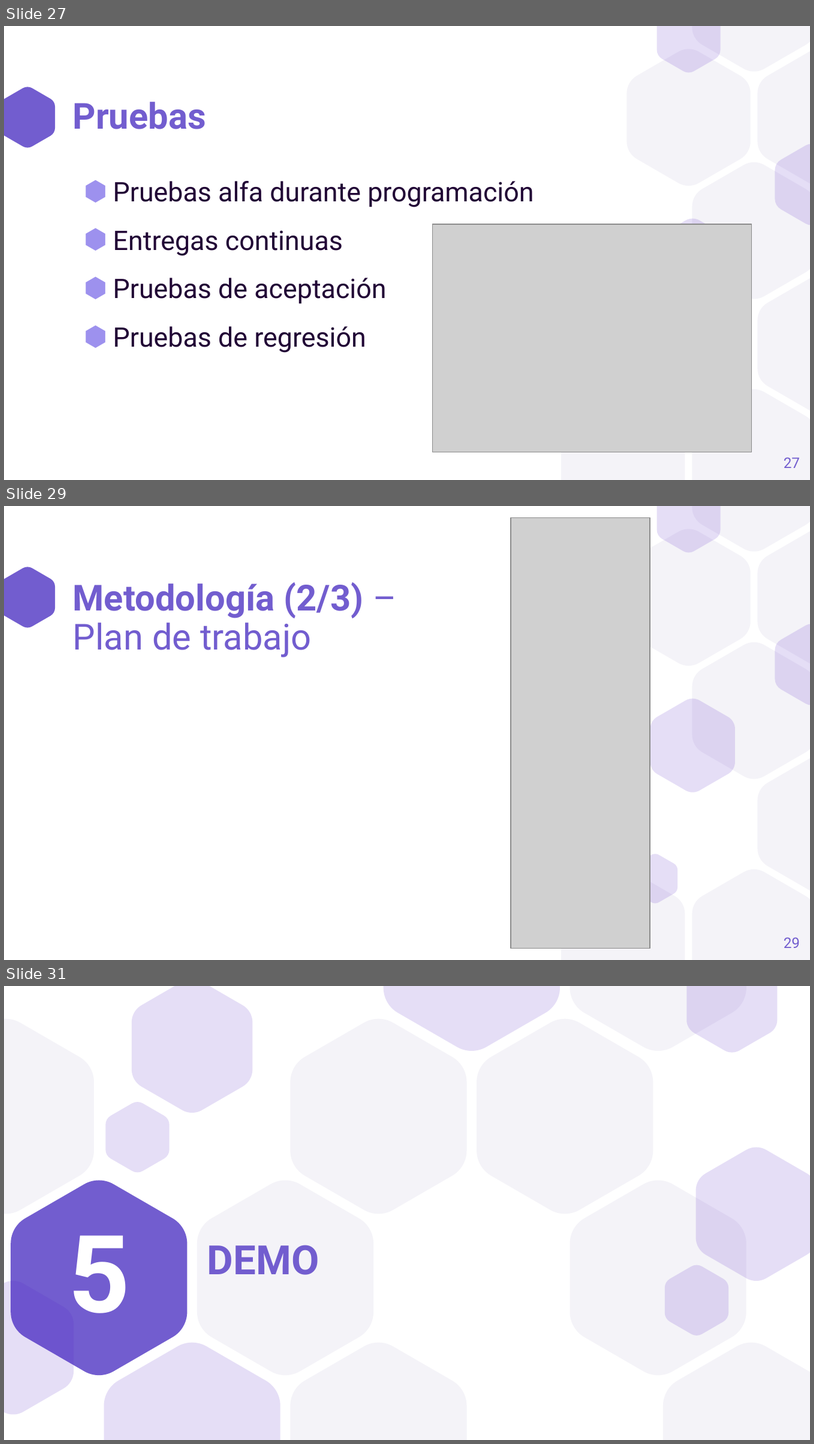
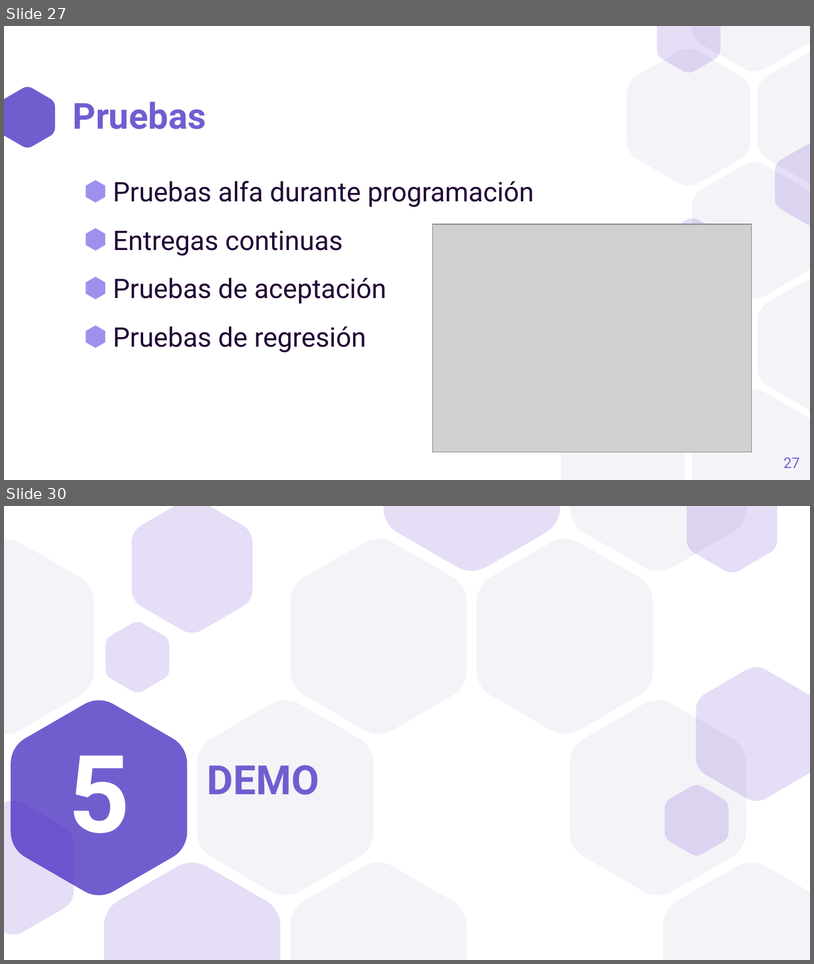
Before and after one commit to a1ex9788/TFG, a slide deck: TFG_AlejandroCarrion.pptx. Shown one above the other, each under a label of ours: slides 27, 29 and 31 before the commit, slides 27 and 30 after it; the slides between them are not shown. The pictures are 814x1444 and 814x964 pixels, drawn with LibreOffice and Linux fonts; fonts in the diff are those of the drawing; grey boxes stand for pictures. Boxes give left, top, right and bottom in pixels: in the first picture for what was removed or moved away, otherwise in the second. Text is boxed around its words. In the diff, an @@ line names an element or a change of style, - is before the commit and + after.

```diff
--- a/TFG_AlejandroCarrion.pptx
+++ b/TFG_AlejandroCarrion.pptx
@@ slide 29 removed at [4, 506, 810, 960], background #FFFFFF; not listed: 11 template elements that a slide beside it also shows @@
@@ picture removed at [511, 518, 651, 948] @@
@@ title removed at [73, 582, 364, 657] @@
-Metodología (2/3) – Plan de trabajo
@@ freeform shape removed at [633, 853, 677, 903] @@
@@ page number removed at [784, 937, 800, 948] @@
-29
@@ what was slide 31 is now slide 30 @@
```
Also in this commit, not shown: 7 slides changed.
